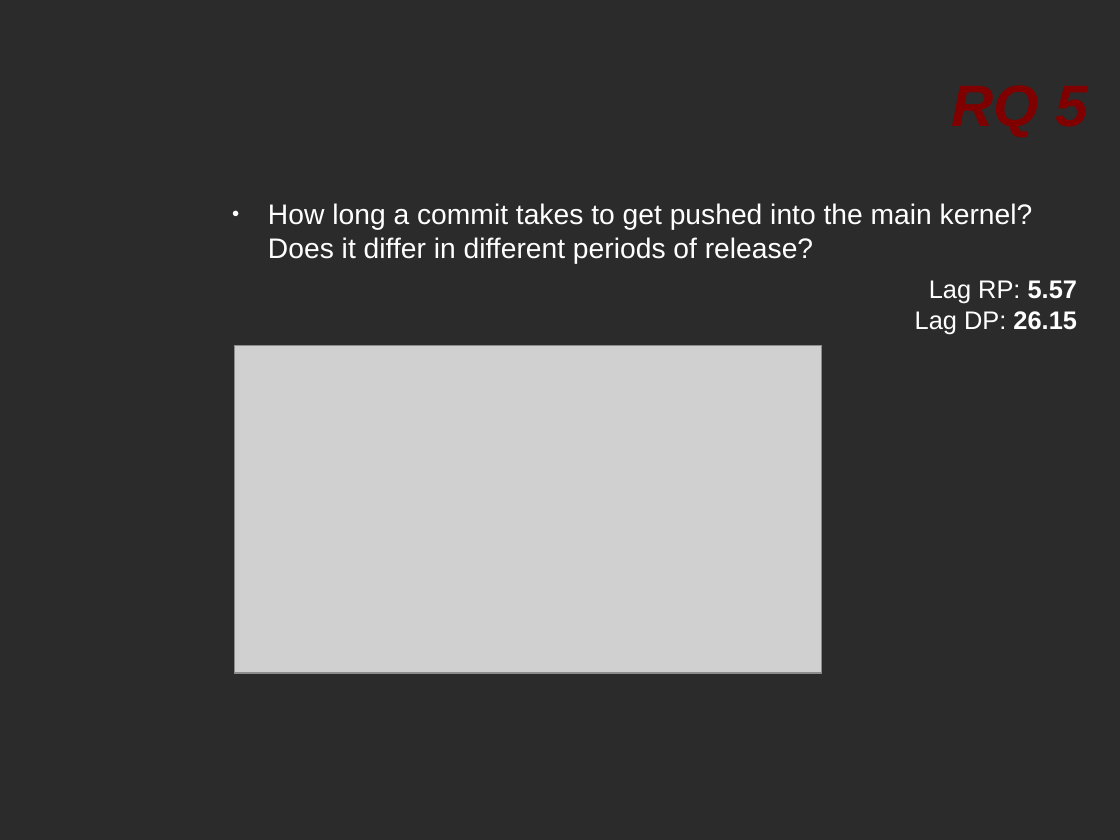
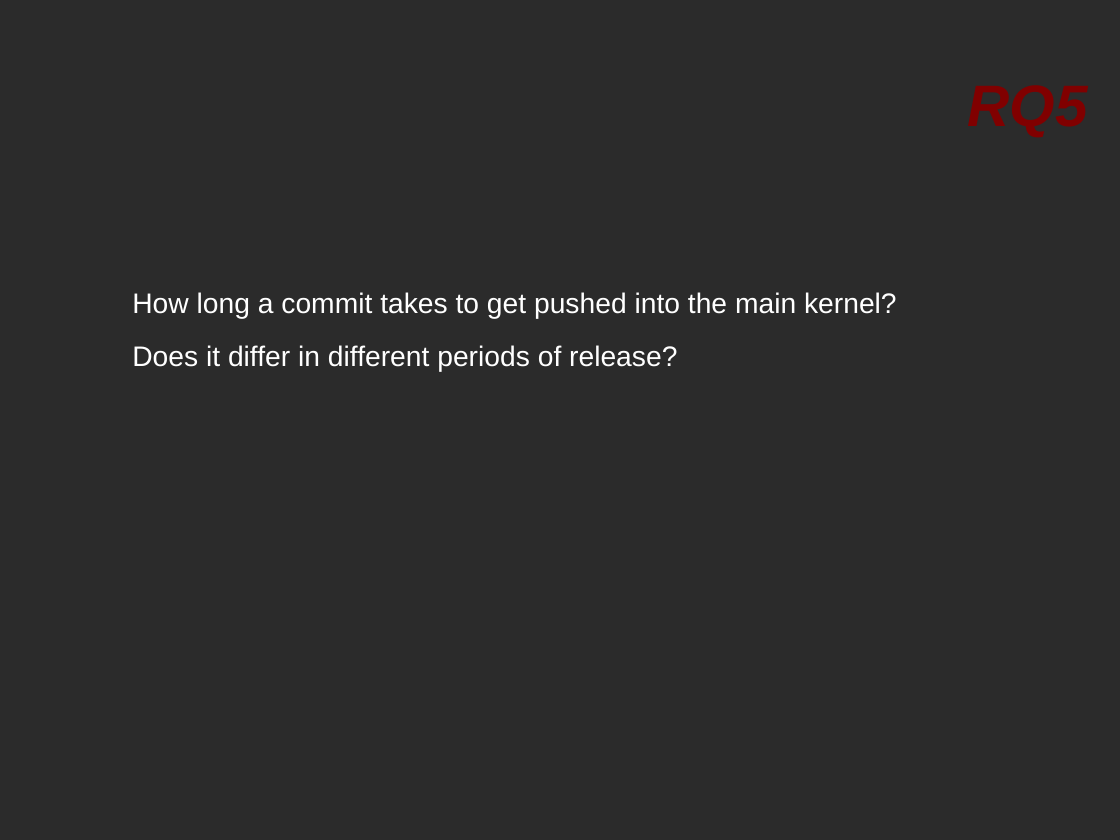
Before and after one commit to tajmilur-rahman/SOEN691D, a slide deck: slide 13 of presentation/research/paper1.odp. Drawn at 1120x840 pixels with LibreOffice and Linux fonts; fonts in the diff are those of the drawing; grey boxes stand for pictures; background and template pictures are left out; a plain dark background stands for a picture behind light text. Boxes give left, top, right and bottom in pixels: in the first picture for what was removed or moved away, otherwise in the second. Text is boxed around its words. In the diff, an @@ line names an element or a change of style, - is before the commit and + after.

```diff
--- a/presentation/research/paper1.odp
+++ b/presentation/research/paper1.odp
@@ title at [405,34,1088,174]: spaces changed @@
-RQ 5
+RQ5
@@ text at [132,292,897,372]: text changed @@
-● How long a commit takes to get pushed into the main kernel? Does it differ in different periods of release?
+How long a commit takes to get pushed into the main kernel?
+Does it differ in different periods of release?
@@ text removed at [915,280,1077,334] @@
-Lag RP: 5.57
-Lag DP: 26.15
@@ picture removed at [235,346,823,673] @@
```
Also in this commit, not shown: 9 other slides changed, 6 slides added, 4 slides removed.
